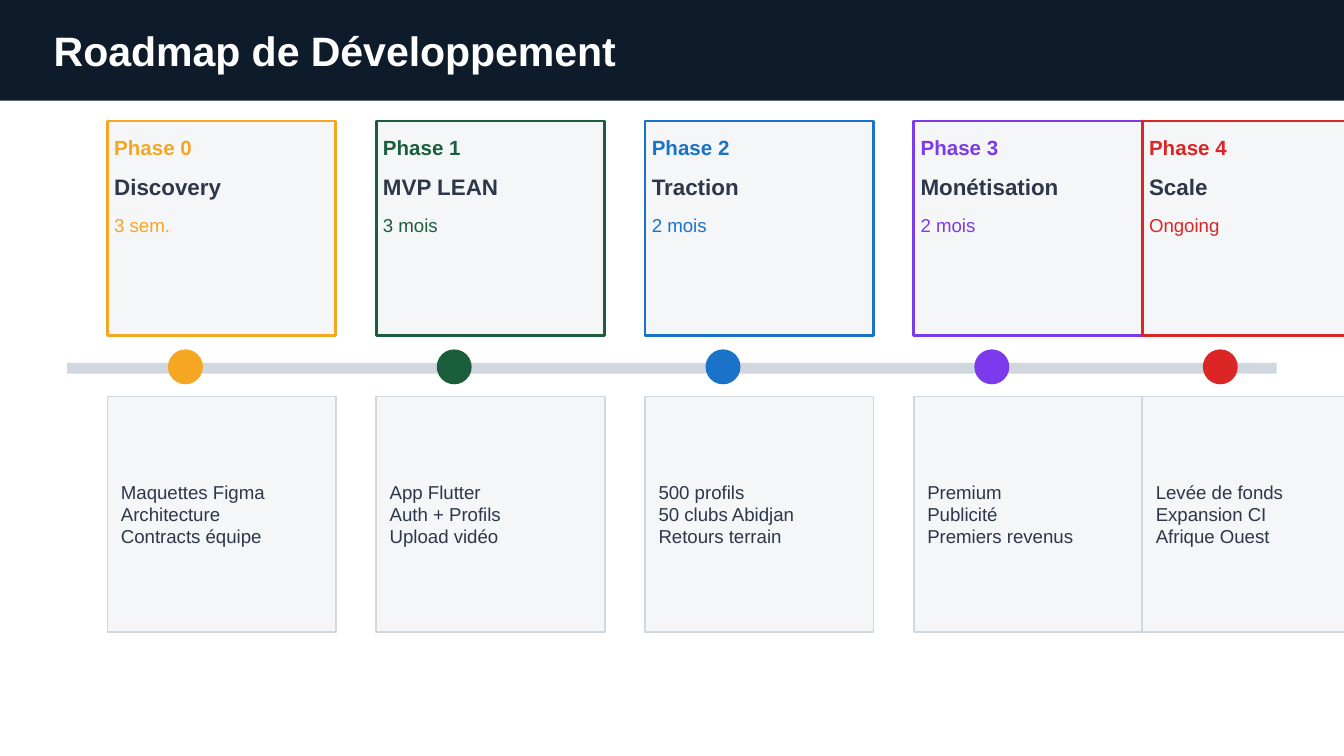
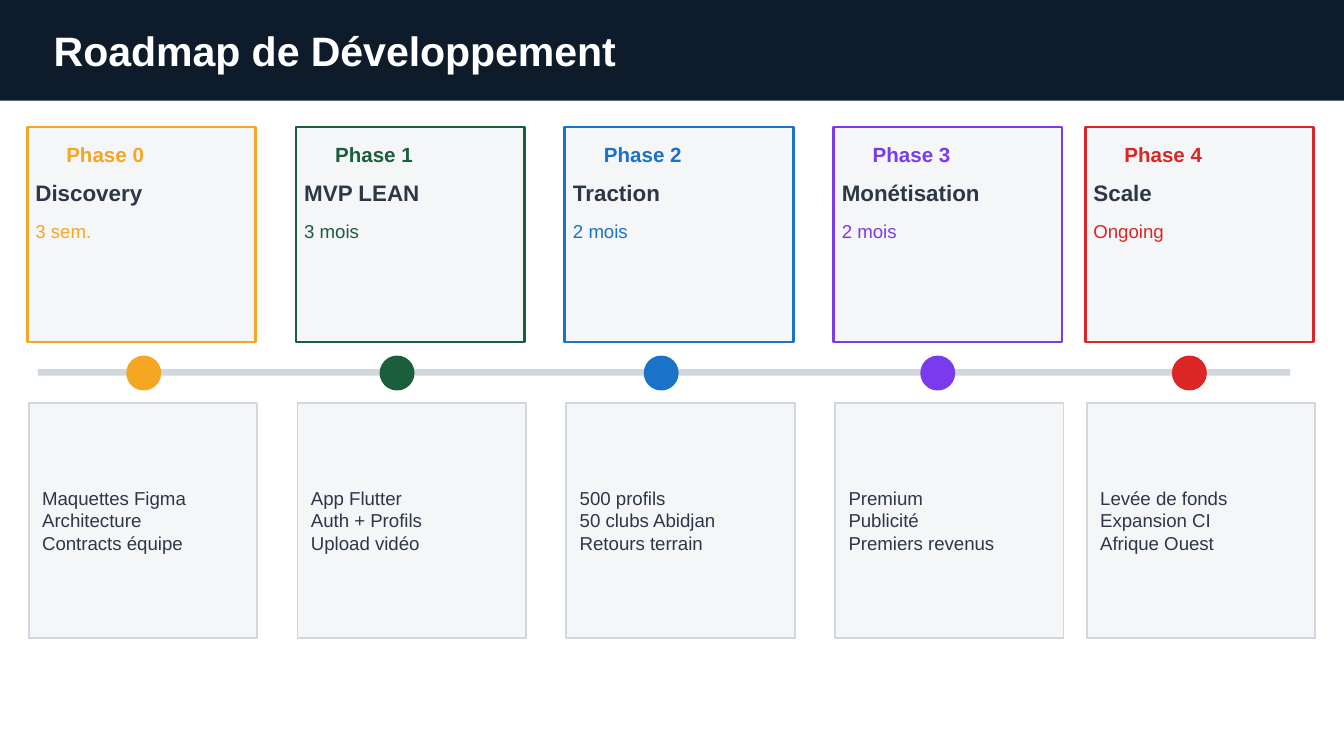
Before and after one commit to hamyago/denotapro, a slide deck: slide 8 of docs/DeNoTa_Presentation.pptx. Drawn at 1344x756 pixels with LibreOffice and Linux fonts; fonts in the diff are those of the drawing. Boxes give left, top, right and bottom in pixels: in the first picture for what was removed or moved away, otherwise in the second. Text is boxed around its words. In the diff, an @@ line names an element or a change of style, - is before the commit and + after.

```diff
--- a/docs/DeNoTa_Presentation.pptx
+++ b/docs/DeNoTa_Presentation.pptx
@@ 12 texts, 8 rectangles: place and size @@
-12 texts, 8 rectangles at bbox=[108, 121, 1142, 632]
+12 texts, 8 rectangles at bbox=[27, 128, 1063, 638]
@@ 4 texts: place and size @@
-4 texts at bbox=[114, 140, 998, 156]
+4 texts at bbox=[66, 147, 950, 162]
@@ 3 texts, 2 rectangles, 1 ellipse: place and size @@
-3 texts, 2 rectangles, 1 ellipse at bbox=[974, 121, 1344, 632]
+3 texts, 2 rectangles, 1 ellipse at bbox=[921, 128, 1316, 638]
@@ text "Phase 4": place and size @@
-text "Phase 4" at bbox=[1149, 140, 1226, 155]
+text "Phase 4" at bbox=[1124, 147, 1202, 162]
@@ ellipse: place and size @@
-ellipse at bbox=[168, 349, 203, 384]
+ellipse at bbox=[126, 356, 161, 391]
@@ ellipse: place and size @@
-ellipse at bbox=[437, 349, 472, 384]
+ellipse at bbox=[379, 356, 414, 391]
@@ ellipse: place and size @@
-ellipse at bbox=[706, 349, 741, 384]
+ellipse at bbox=[644, 356, 679, 391]
@@ ellipse: place and size @@
-ellipse at bbox=[1203, 349, 1238, 384]
+ellipse at bbox=[1172, 356, 1207, 391]
@@ rectangle: place and size @@
-rectangle at bbox=[67, 363, 1277, 374]
+rectangle at bbox=[38, 370, 1290, 376]
```
Also in this commit, not shown: 6 other slides changed, 26 other files.
